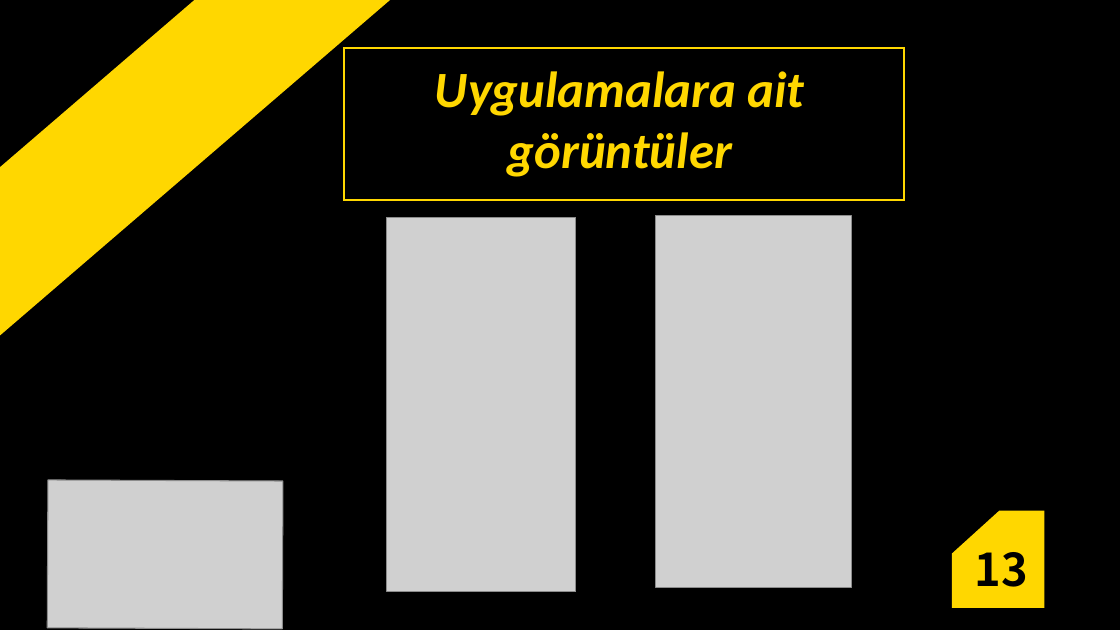
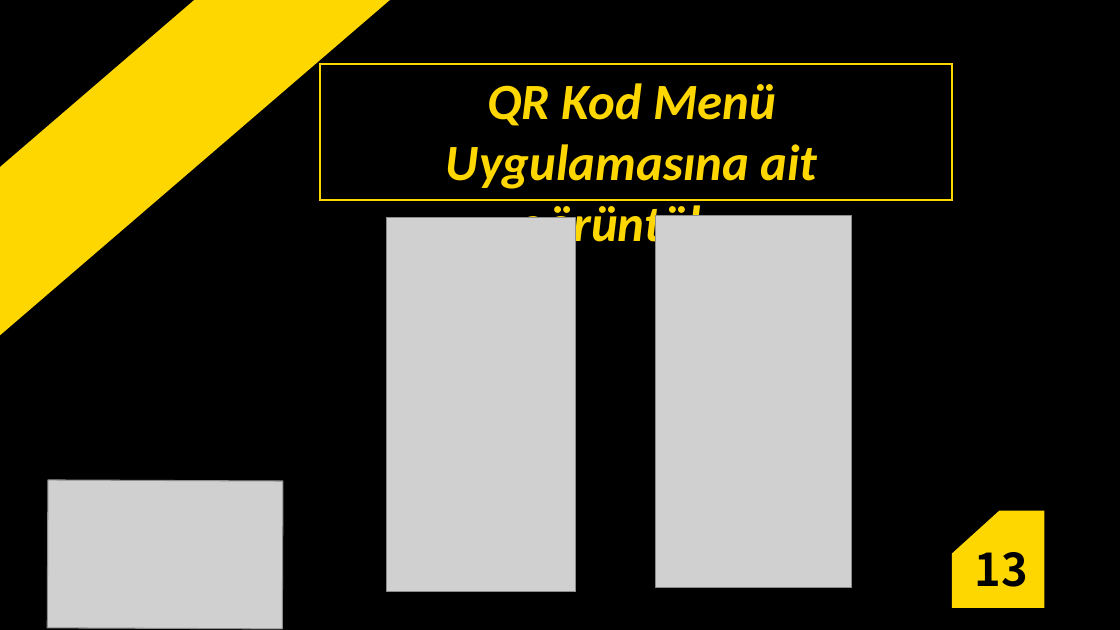
Before and after one commit to berkayemreb/TEZ_Ogrenci-Isleri, a slide deck: slide 13 of OgrenciIsleri.odp. Drawn at 1120x630 pixels with LibreOffice and Linux fonts; fonts in the diff are those of the drawing; grey boxes stand for pictures. Boxes give left, top, right and bottom in pixels: in the first picture for what was removed or moved away, otherwise in the second. Text is boxed around its words. In the diff, an @@ line names an element or a change of style, - is before the commit and + after.

```diff
--- a/OgrenciIsleri.odp
+++ b/OgrenciIsleri.odp
@@ rectangle: place and size @@
-rectangle at <box>345,48,905,200</box>
+rectangle at <box>320,64,952,200</box>
@@ text at <box>446,83,818,253</box>: text changed @@
-Uygulamalara ait görüntüler
+QR Kod Menü Uygulamasına ait görüntüler
```
Also in this commit, not shown: 14 other slides changed, 2 slides added, 2 slides removed, 2 other files.
